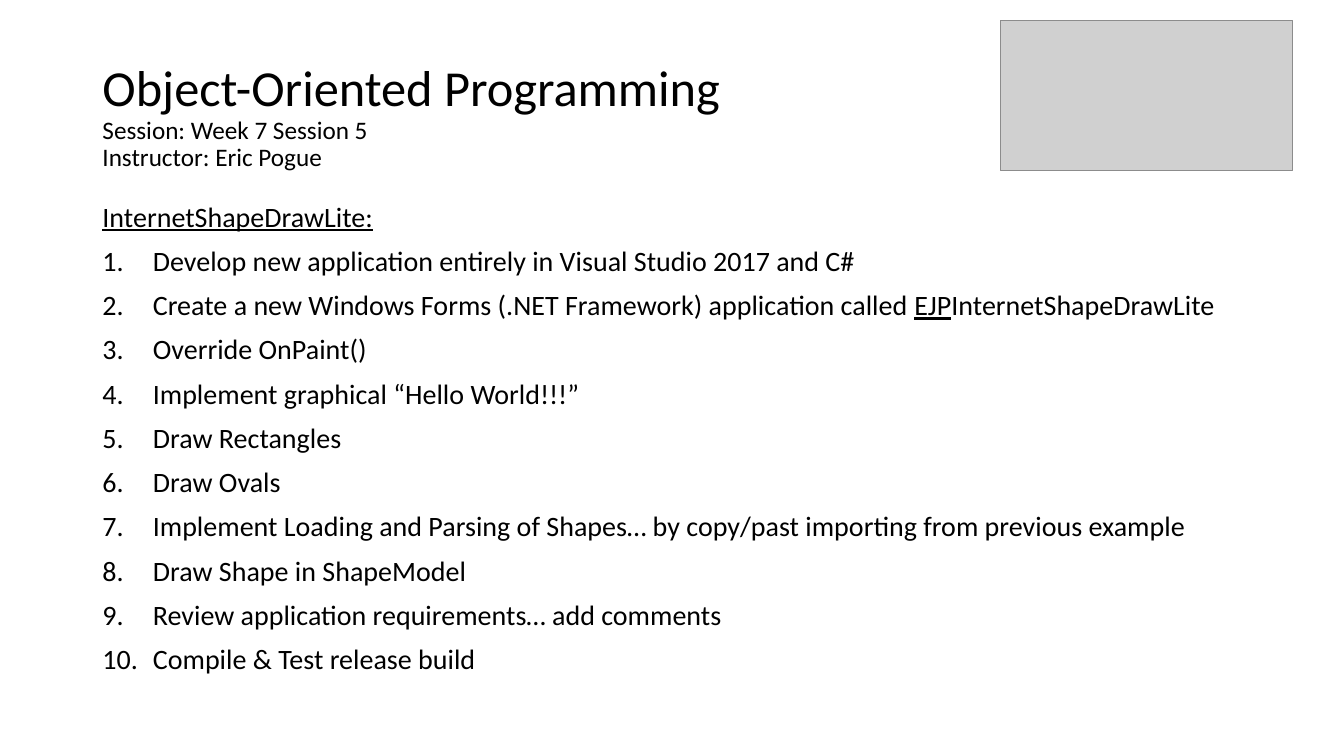
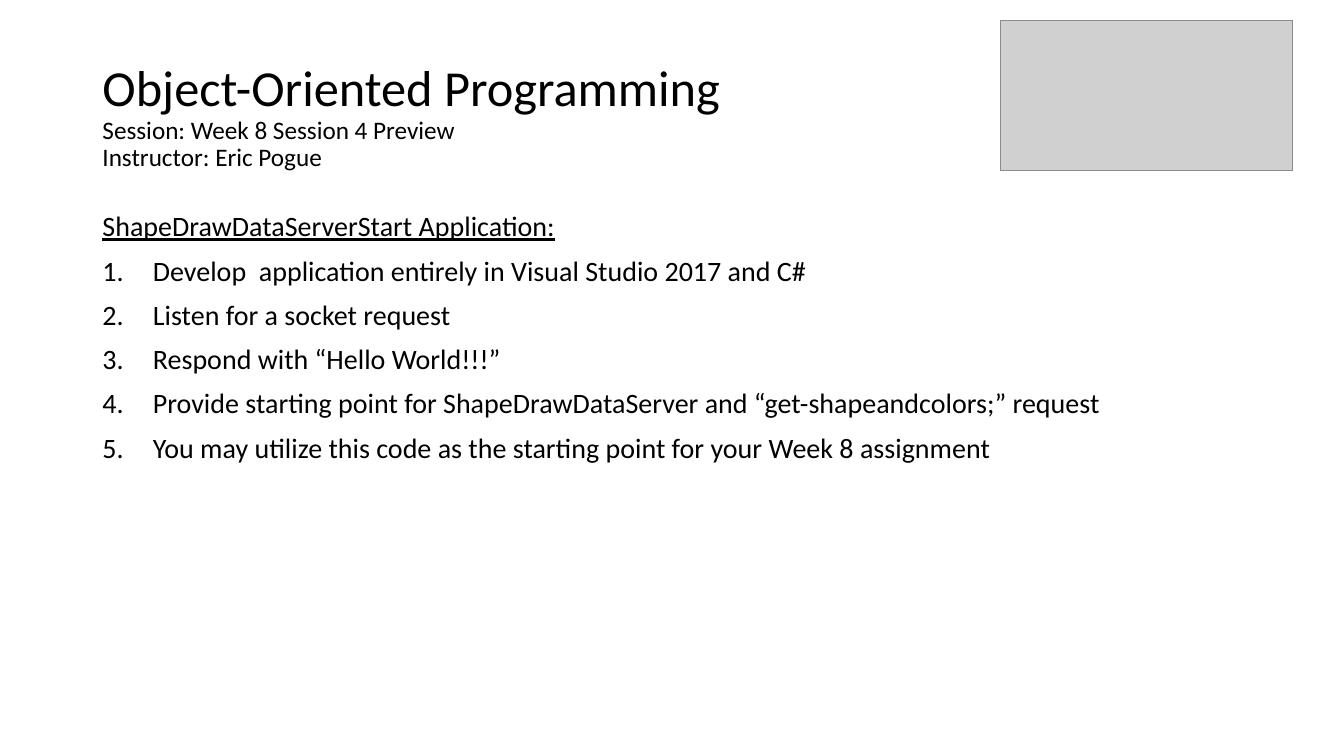
Before and after one commit to EricJPogue/www-epogue-info, a slide deck: slide 38 of CPSC-24500/Week08/2017SpringW08Slides.pptx (slide 40 before the commit). Drawn at 1344x756 pixels with LibreOffice and Linux fonts; fonts in the diff are those of the drawing; grey boxes stand for pictures. Boxes give left, top, right and bottom in pixels: in the first picture for what was removed or moved away, otherwise in the second. Text is boxed around its words. In the diff, an @@ line names an element or a change of style, - is before the commit and + after.

```diff
--- a/CPSC-24500/Week08/2017SpringW08Slides.pptx
+++ b/CPSC-24500/Week08/2017SpringW08Slides.pptx
@@ title at [102,71,720,171]: text changed @@
-Object-Oriented Programming
-Session: Week 7 Session 5
-Instructor: Eric Pogue
+Object-Oriented Programming
+Session: Week 8 Session 4 Preview
+Instructor: Eric Pogue
@@ text at [102,216,1100,463]: text changed @@
-InternetShapeDrawLite:
-1. Develop new application entirely in Visual Studio 2017 and C#
-2. Create a new Windows Forms (.NET Framework) application called EJPInternetShapeDrawLite
-3. Override OnPaint()
-4. Implement graphical “Hello World!!!”
-5. Draw Rectangles
-6. Draw Ovals
-7. Implement Loading and Parsing of Shapes… by copy/past importing from previous example
-8. Draw Shape in ShapeModel
-9. Review application requirements… add comments
-10. Compile & Test release build
+ShapeDrawDataServerStart Application:
+1. Develop application entirely in Visual Studio 2017 and C#
+2. Listen for a socket request
+3. Respond with “Hello World!!!”
+4. Provide starting point for ShapeDrawDataServer and “get-shapeandcolors;” request
+5. You may utilize this code as the starting point for your Week 8 assignment
```
Also in this commit, not shown: 6 other slides changed, 17 slides added, 14 slides removed, 6 other files.
